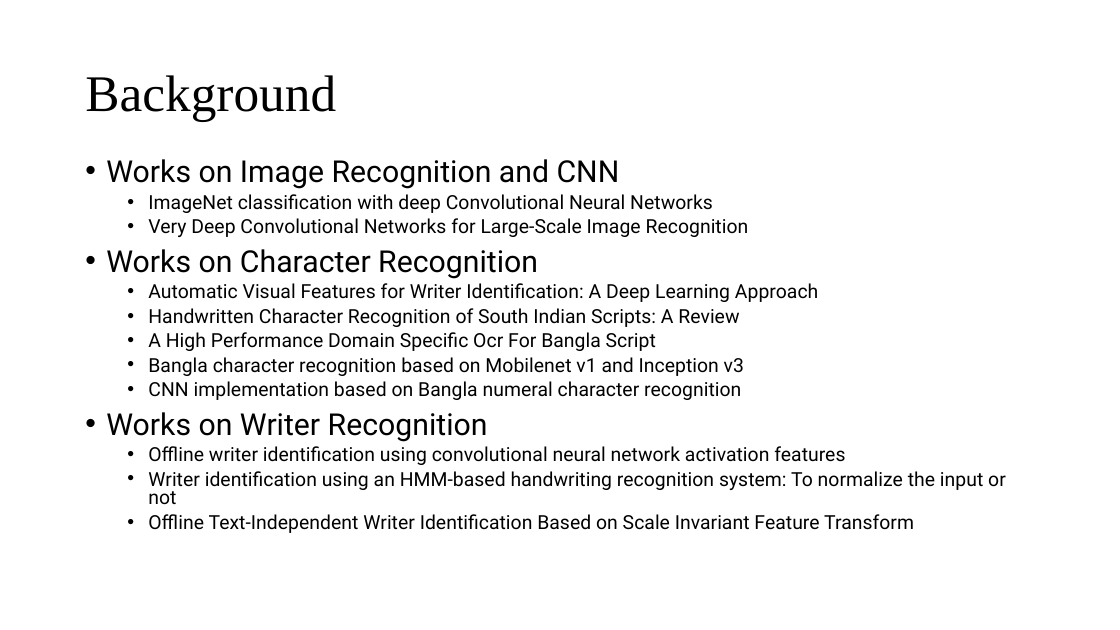
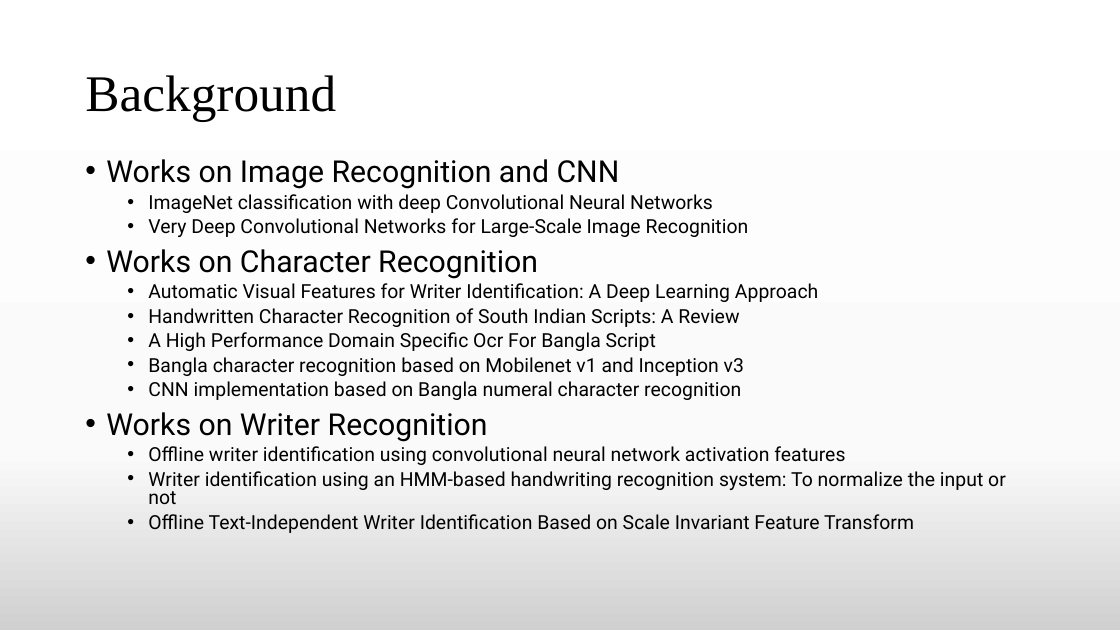
Before and after one commit to TheAnonymousMan/local-language-recognition-gcelt-class-2021, a slide deck: slide 6 of Documentation/4th Year Project Presentation.pptx. Drawn at 1120x630 pixels with LibreOffice and Linux fonts; fonts in the diff are those of the drawing. Boxes give left, top, right and bottom in pixels: in the first picture for what was removed or moved away, otherwise in the second. Text is boxed around its words. In the diff, an @@ line names an element or a change of style, - is before the commit and + after.

```diff
--- a/Documentation/4th Year Project Presentation.pptx
+++ b/Documentation/4th Year Project Presentation.pptx
@@ background #FFFFFF to gradient #FFFFFF to #FBFBFB to #D1D1D1 @@
```
Also in this commit, not shown: 12 other slides changed, 3 slides added, 2 slides removed, 4 other files.
